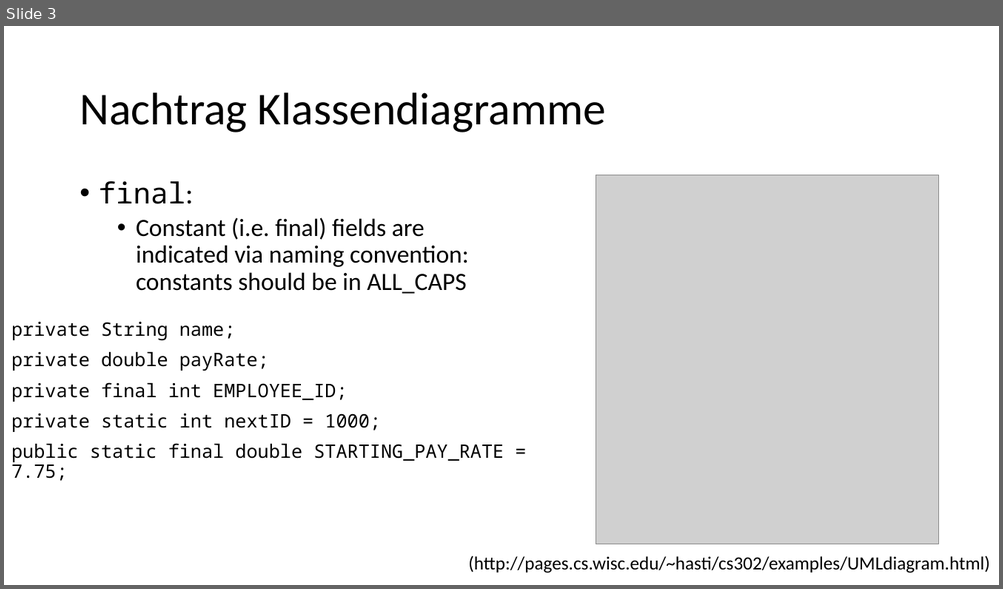
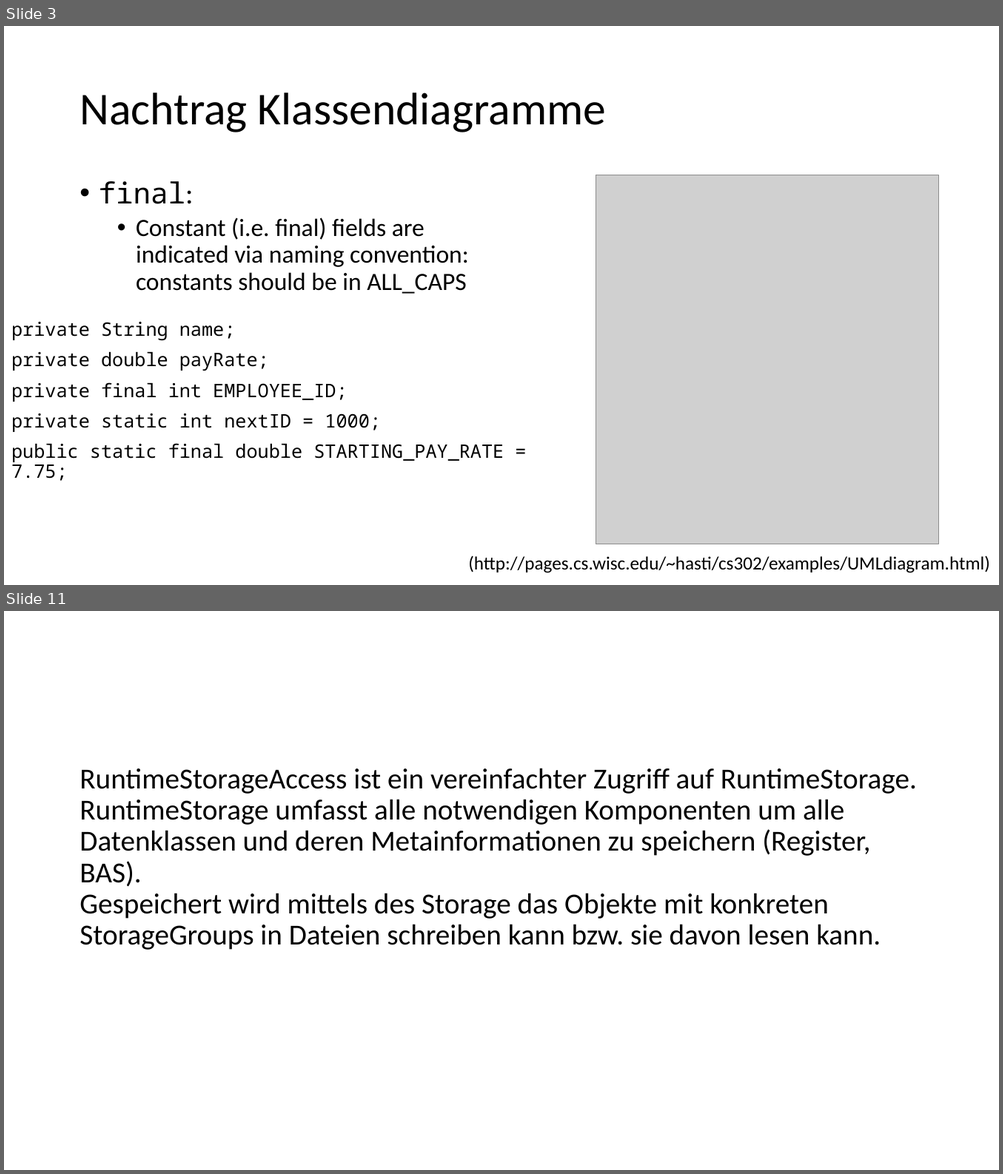
Before and after one commit to desombre/java_examples, a slide deck: ISW_WDH_20191211.pptx. Shown one above the other, each under a label of ours: slide 3 before the commit, slides 3 and 11 after it; the slides between them are not shown. The pictures are 1003x589 and 1003x1174 pixels, drawn with LibreOffice and Linux fonts; fonts in the diff are those of the drawing; grey boxes stand for pictures. Boxes give left, top, right and bottom in pixels: in the first picture for what was removed or moved away, otherwise in the second. Text is boxed around its words. In the diff, an @@ line names an element or a change of style, - is before the commit and + after.

```diff
--- a/ISW_WDH_20191211.pptx
+++ b/ISW_WDH_20191211.pptx
@@ slide 11 added at (x1=4, y1=611, x2=999, y2=1170), background #FFFFFF @@
@@ text added at (x1=79, y1=768, x2=916, y2=950), 28 pt, text #000000 @@
+RuntimeStorageAccess ist ein vereinfachter Zugriff auf RuntimeStorage. RuntimeStorage umfasst alle notwendigen Komponenten um alle Datenklassen und deren Metainformationen zu speichern (Register, BAS).
+Gespeichert wird mittels des Storage das Objekte mit konkreten StorageGroups in Dateien schreiben kann bzw. sie davon lesen kann.
```
Also in this commit, not shown: 4 slides changed, 4 other slides added, 2 other files.
